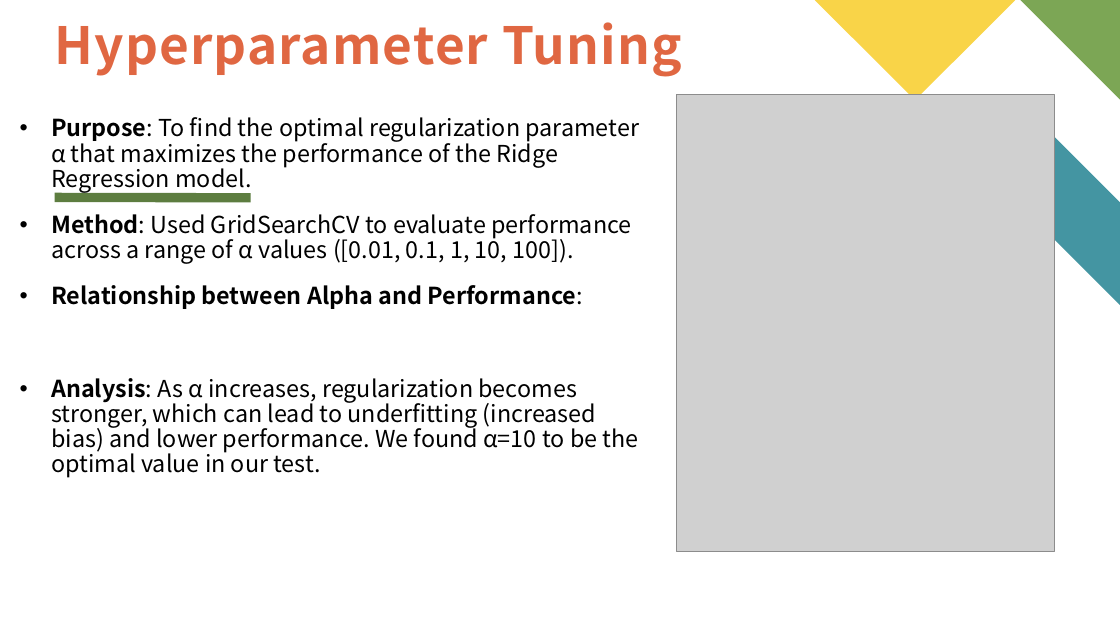
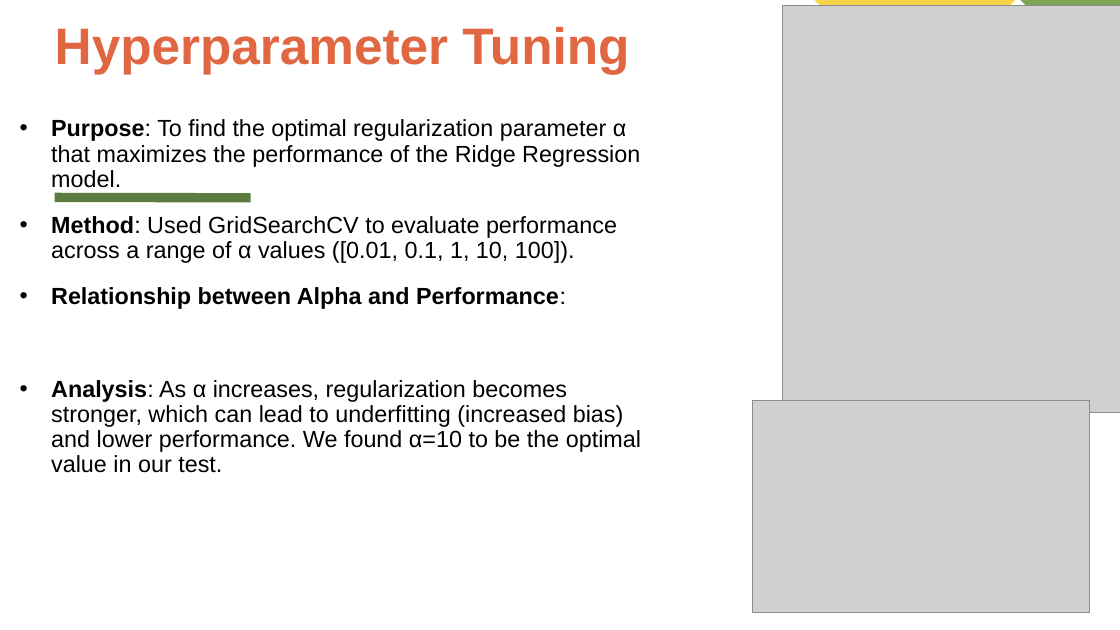
Before and after one commit to dcsweezy/Exploring-Linear-and-Ridge-Regression-with-Cross-Validation_-Group-11, a slide deck: slide 11 of presentation-slide.pptx. Drawn at 1120x630 pixels with LibreOffice and Linux fonts; fonts in the diff are those of the drawing; grey boxes stand for pictures. Boxes give left, top, right and bottom in pixels: in the first picture for what was removed or moved away, otherwise in the second. Text is boxed around its words. In the diff, an @@ line names an element or a change of style, - is before the commit and + after.

```diff
--- a/presentation-slide.pptx
+++ b/presentation-slide.pptx
@@ title "Hyperparameter Tuning" at [55, 27, 629, 74]: font Noto Sans CJK JP to Arial, letter spacing 1 to 0 pt @@
@@ picture: place and size @@
-picture at [676, 95, 1054, 552]
+picture at [783, 5, 1120, 413]
@@ text "Purpose: To find the optimal ..." at [51, 119, 641, 473]: font Noto Sans CJK JP to Arial; less space between paragraphs @@
@@ picture added at [753, 401, 1091, 613] @@
```
Also in this commit, not shown: 14 other slides changed.
